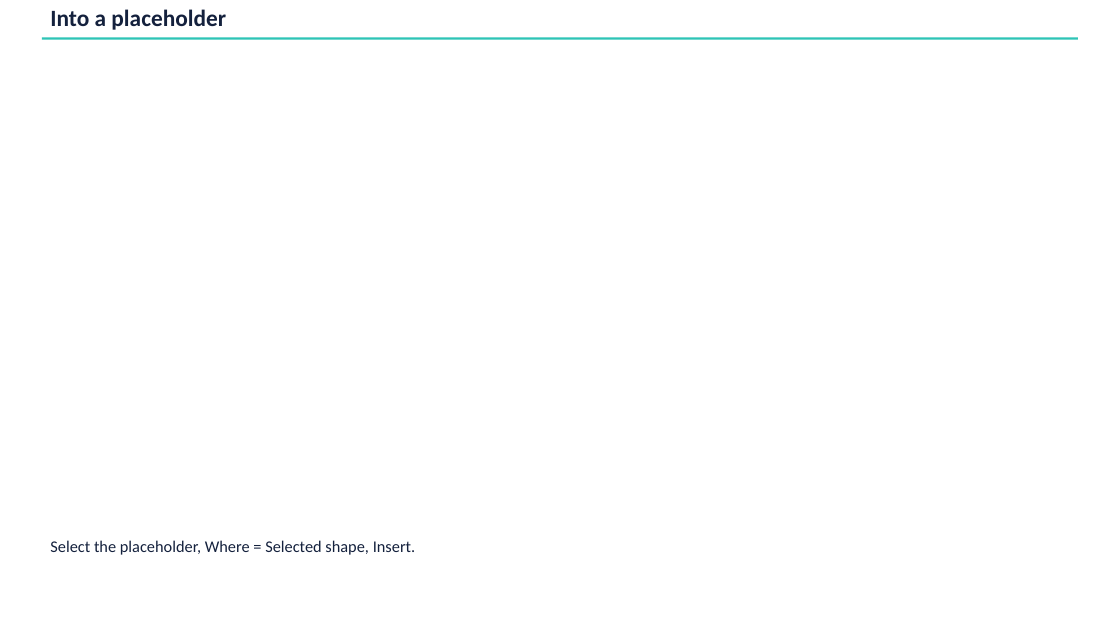
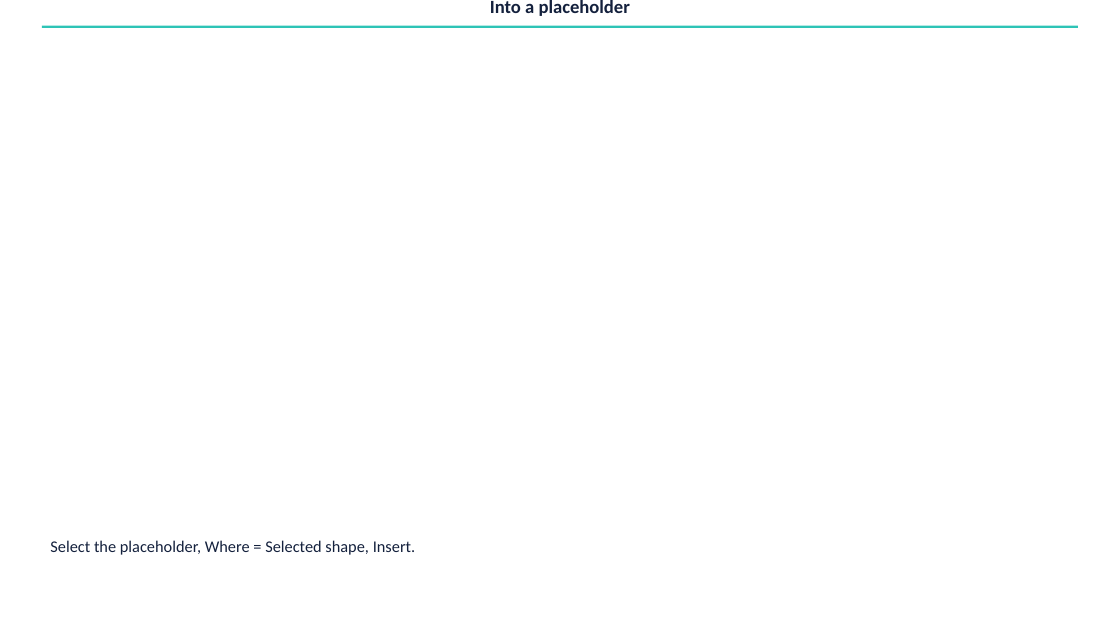
Before and after one commit to bendiksdaniels/plsfix, a slide deck: slide 4 of demo/deck/pls,fix Demo Deck.pptx. Drawn at 1120x630 pixels with LibreOffice and Linux fonts; fonts in the diff are those of the drawing. Boxes give left, top, right and bottom in pixels: in the first picture for what was removed or moved away, otherwise in the second. Text is boxed around its words. In the diff, an @@ line names an element or a change of style, - is before the commit and + after.

```diff
--- a/demo/deck/pls,fix Demo Deck.pptx
+++ b/demo/deck/pls,fix Demo Deck.pptx
@@ title "Into a placeholder": place and size @@
-title "Into a placeholder" at <box>50,9,226,30</box>
+title "Into a placeholder" at <box>490,0,630,16</box>
@@ title "Into a placeholder" at <box>490,0,630,16</box>: size 20 to 16 pt; alignment left to centre @@
@@ rectangle: place and size @@
-rectangle at <box>42,37,1078,39</box>
+rectangle at <box>42,26,1078,29</box>
```
Also in this commit, not shown: 3 other slides changed, 1 other file.
